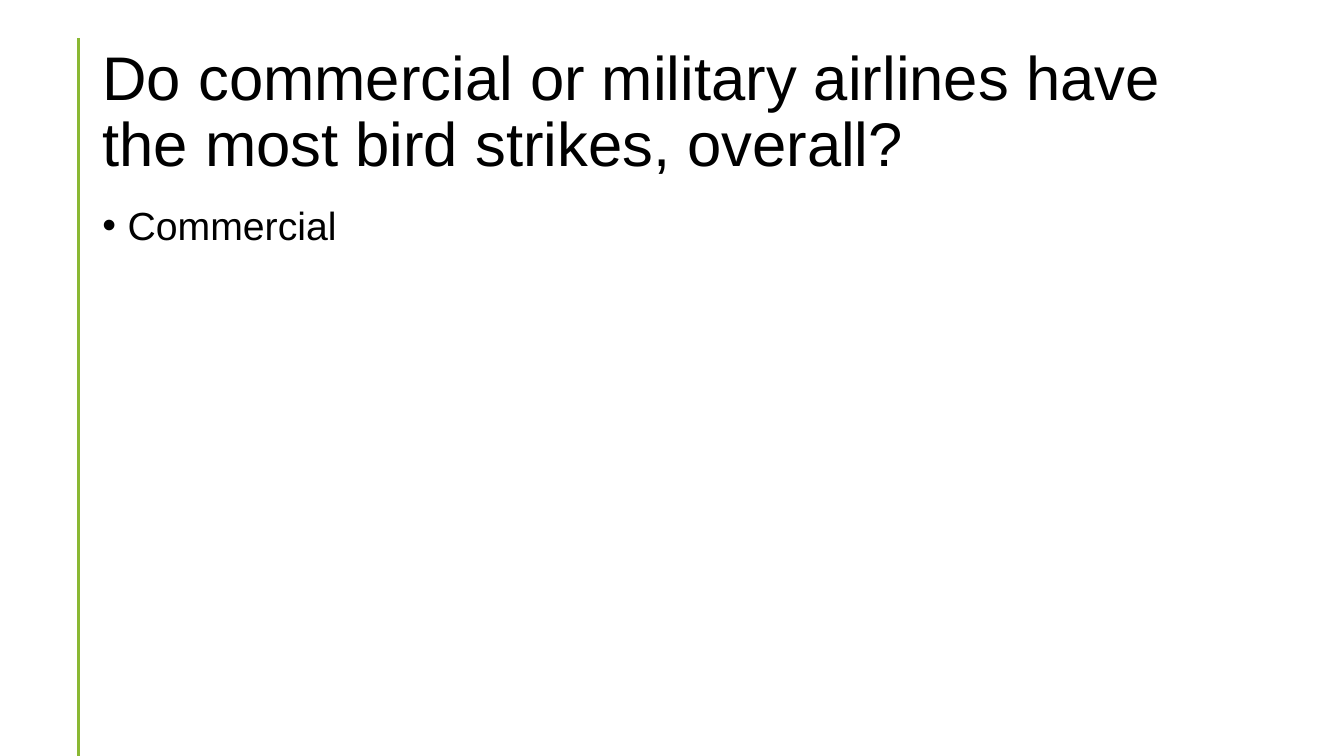
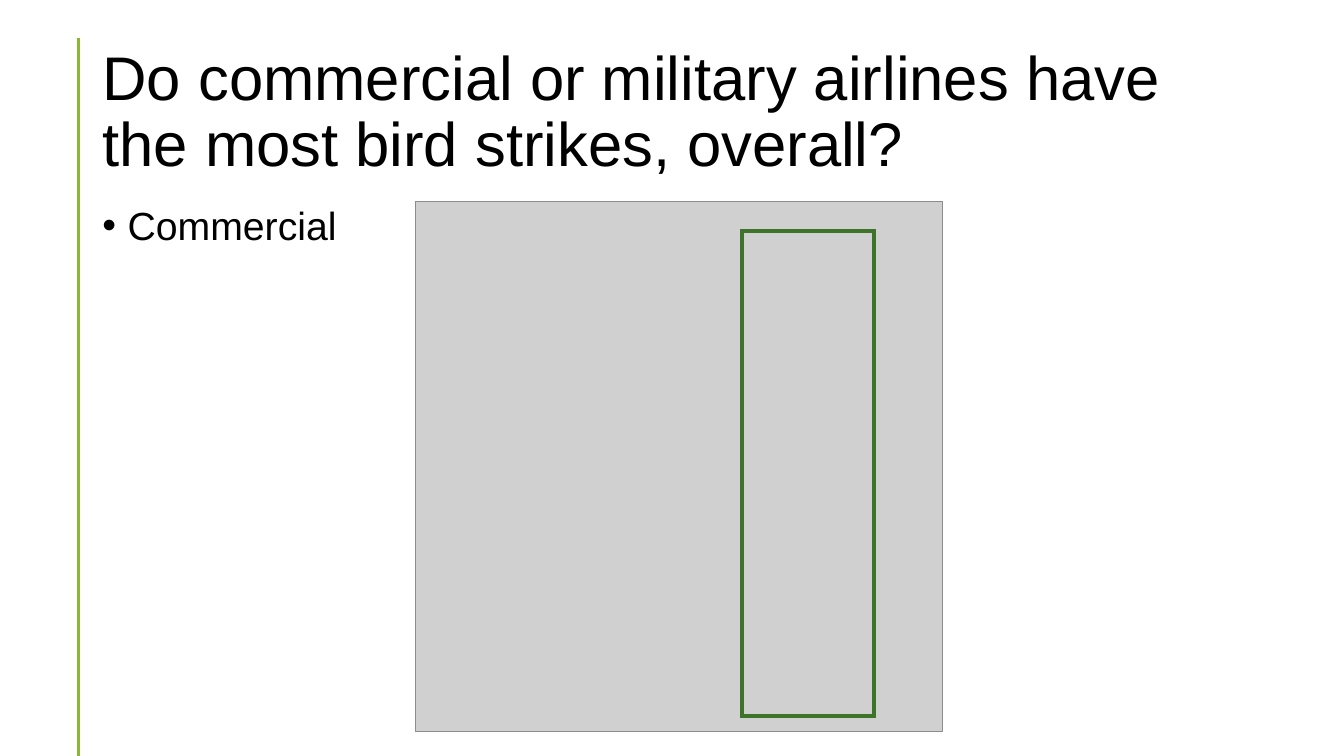
Before and after one commit to kplam624/Birds-Plane-Incident-Analysis, a slide deck: slide 9 of Project-1_CombatWombats.pptx (slide 7 before the commit). Drawn at 1344x756 pixels with LibreOffice and Linux fonts; fonts in the diff are those of the drawing; grey boxes stand for pictures. Boxes give left, top, right and bottom in pixels: in the first picture for what was removed or moved away, otherwise in the second. Text is boxed around its words. In the diff, an @@ line names an element or a change of style, - is before the commit and + after.

```diff
--- a/Project-1_CombatWombats.pptx
+++ b/Project-1_CombatWombats.pptx
@@ picture added at <box>415,202,943,732</box> @@
@@ rectangle added at <box>742,231,874,716</box>, outline #3E752A 3 pt @@
```
Also in this commit, not shown: 10 other slides changed, 9 slides added, 3 slides removed.
